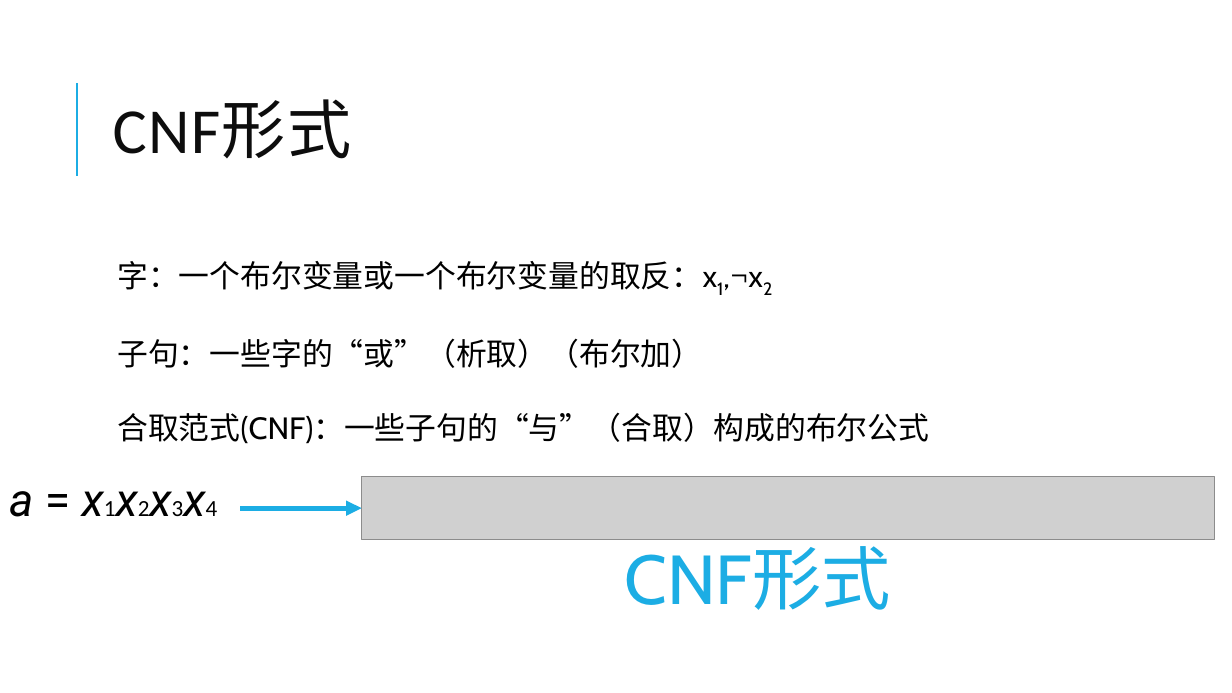
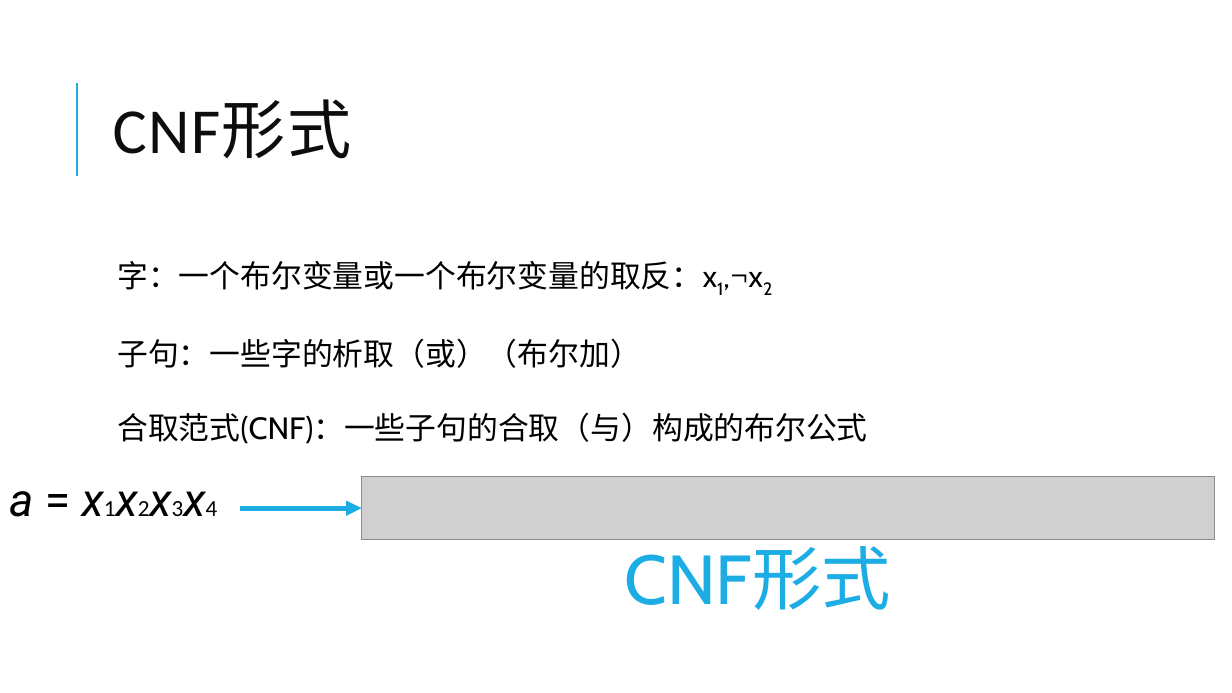
Before and after one commit to yberlin/hello-world, a slide deck: slide 5 of 数电/代数解析器与其密码学领域的应用.pptx. Drawn at 1232x693 pixels with LibreOffice and Linux fonts; fonts in the diff are those of the drawing; grey boxes stand for pictures. Boxes give left, top, right and bottom in pixels: in the first picture for what was removed or moved away, otherwise in the second. Text is boxed around its words. In the diff, an @@ line names an element or a change of style, - is before the commit and + after.

```diff
--- a/数电/代数解析器与其密码学领域的应用.pptx
+++ b/数电/代数解析器与其密码学领域的应用.pptx
@@ text at <box>117,338,867,444</box>: text changed @@
-  子句：一些字的“或”（析取）（布尔加）
-  合取范式(CNF)：一些子句的“与”（合取）构成的布尔公式
+  子句：一些字的析取（或）（布尔加）
+  合取范式(CNF)：一些子句的合取（与）构成的布尔公式
```
Also in this commit, not shown: 3 other slides changed, 4 slides added.
